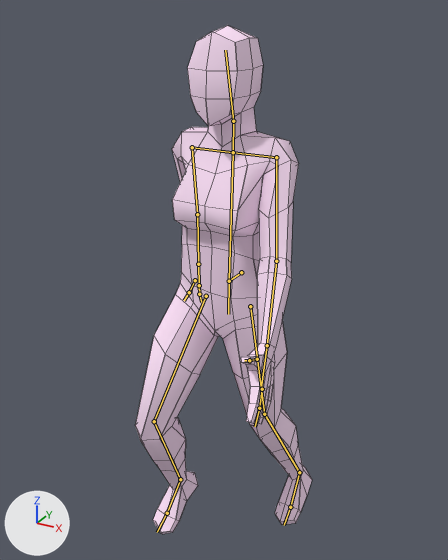
The Blender file Assets/Entities/Player/Human_Fancy.blend as it was, and as the next commit left it.
Before and after are seen from a 50 mm camera at (0.806, -1.514, 1.828) aimed at (-0.071, 0.08, 1.031). The axes (+X, +Y, +Z) are drawn at lower left. The lights are the same throughout. Both versions are drawn at frame 30 of the action 'Walk'; the numbers are the values there. The bones that bend it are drawn over the model as lines. Mesh edges are drawn as thin lines.

The first picture shows 'HumanFemale'.
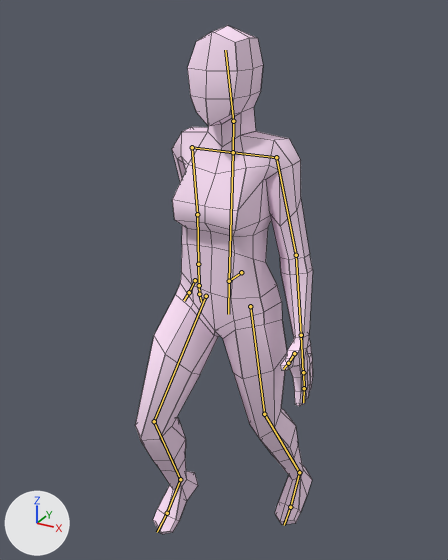
Boxes [x1, y1, x2, y2] around the edits, measured in the pictures (448 x 560 px):
'HumanFemale', posed: before [135, 25, 312, 534]; after [135, 25, 313, 534]

What the commit changed:
Bone 'Shoulder.Left' (bone_shoulder_left) turns from (0, -29, 0) to (0, 0, 0) degrees about its own x, y and z.
